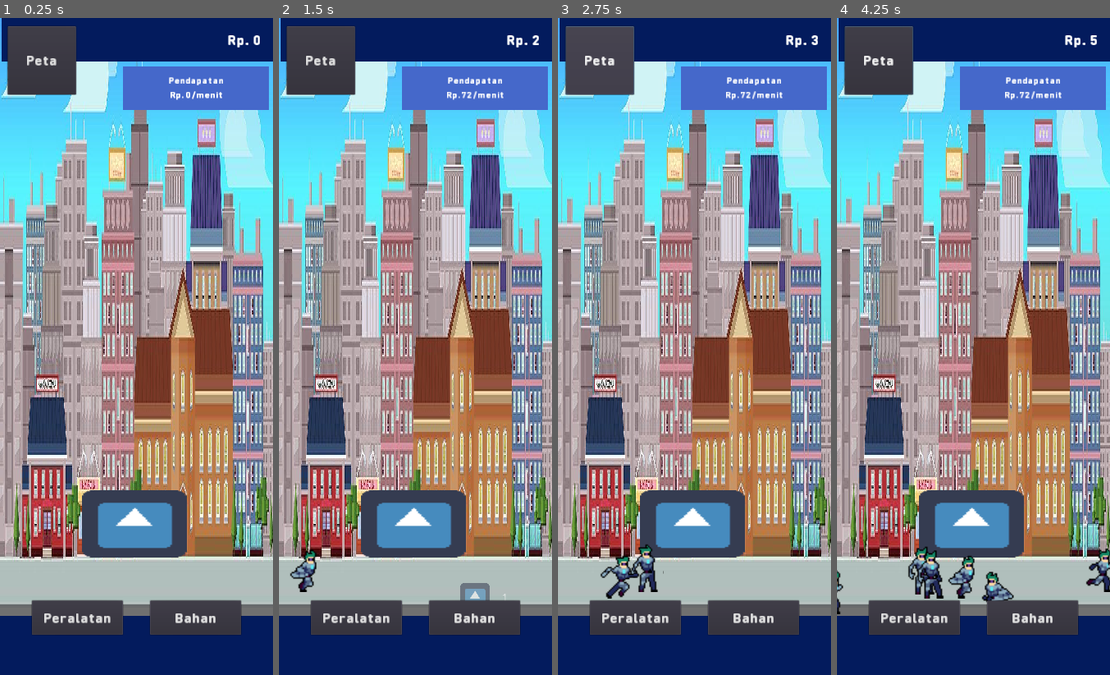
Above: before the commit, frames 1-4 (left to right).
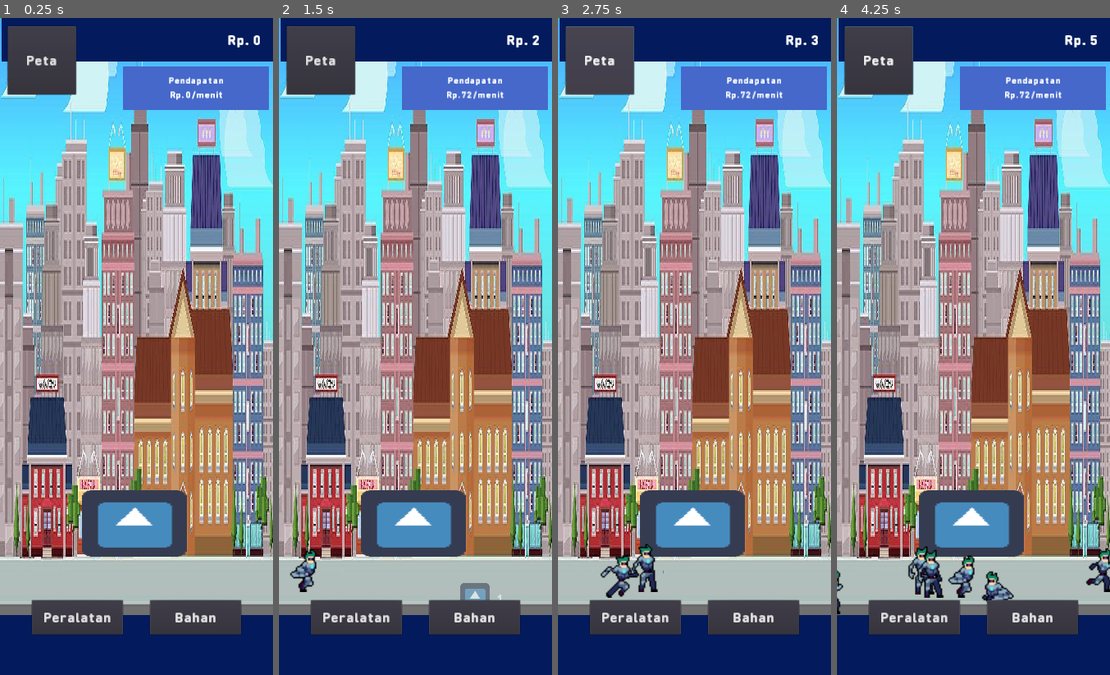
Above: after the commit, the same moments.

Repository: Zakcrust/idlegame-project
Game: Godot game, scene res://Src/View/TestView.tscn
Same seed, same stepped clock (60 frames per second), same inputs: the game is played once before the commit and once after it. The engine's default icon, where the game draws it, is replaced by a stand-in: a white triangle on a blue panel in a dark square.
Inputs:
- Up to frame 1 (0.25 s): no input
- Up to frame 2 (1.5 s): click "Peralatan" at 0.5 s; click "Bahan" at 1.25 s
- Up to frame 3 (2.75 s): click "Peta" at 2 s
- Up to frame 4 (4.25 s): click "Peralatan" at 2.75 s; click "Bahan" at 3.5 s

The runs differ from the first frame. In frame 1, 2.0% of the frame differs, in the area x 0-100%, y 0-94%; in frame 2, 2.1%; in frame 3, 2.2%; in frame 4, 2.5%.

Commit message:
add description label

Diff:
--- a/Src/Components/ShopItems/UpgradeItem.gd
+++ b/Src/Components/ShopItems/UpgradeItem.gd
@@ -9,7 +9,7 @@
 	item_level = item['level']
 	item_price = item['price']
 	$HBoxContainer/Labels/Name.text = item_name
-	$HBoxContainer/Labels/Level.text = str(item_level)
+	$HBoxContainer/Labels/Level.text = "Level %s" % item_level
 	$HBoxContainer/Labels/Price.text = "Rp. %s" % item_price
 
 func buy_item() -> void:
@@ -17,7 +17,7 @@
 
 func set_item_level(value) -> void:
 	item_level = value
-	$HBoxContainer/Labels/Level.text = str(item_level)
+	$HBoxContainer/Labels/Level.text = "Level %s" % item_level
 
 func set_item_price(value) -> void:
 	item_price = value
--- a/Src/Components/ShopItems/UpgradeItem.tscn
+++ b/Src/Components/ShopItems/UpgradeItem.tscn
@@ -11,7 +11,12 @@
 
 [sub_resource type="DynamicFont" id=2]
 size = 25
+use_mipmaps = true
 use_filter = true
+font_data = ExtResource( 2 )
+
+[sub_resource type="DynamicFont" id=4]
+size = 18
 font_data = ExtResource( 2 )
 
 [sub_resource type="DynamicFont" id=3]
@@ -53,9 +58,9 @@
 alignment = 1
 
 [node name="Name" type="Label" parent="HBoxContainer/Labels"]
-margin_top = 17.0
+margin_top = 3.0
 margin_right = 260.0
-margin_bottom = 59.0
+margin_bottom = 45.0
 custom_fonts/font = SubResource( 1 )
 text = "<< Name >>"
 valign = 1
@@ -64,9 +69,9 @@
 }
 
 [node name="Level" type="Label" parent="HBoxContainer/Labels"]
-margin_top = 63.0
+margin_top = 49.0
 margin_right = 260.0
-margin_bottom = 96.0
+margin_bottom = 82.0
 custom_fonts/font = SubResource( 2 )
 text = "<< Level >>"
 valign = 1
@@ -75,15 +80,23 @@
 }
 
 [node name="Price" type="Label" parent="HBoxContainer/Labels"]
-margin_top = 100.0
+margin_top = 86.0
 margin_right = 260.0
-margin_bottom = 133.0
+margin_bottom = 119.0
 custom_fonts/font = SubResource( 2 )
 text = "<< Price >>"
 valign = 1
 __meta__ = {
 "_edit_use_anchors_": false
 }
+
+[node name="Desc" type="Label" parent="HBoxContainer/Labels"]
+margin_top = 123.0
+margin_right = 260.0
+margin_bottom = 147.0
+custom_fonts/font = SubResource( 4 )
+text = "<< Description >>"
+valign = 1
 
 [node name="Buy" type="Button" parent="HBoxContainer"]
 margin_left = 450.0
--- a/Src/Components/Tap/Tap.tscn
+++ b/Src/Components/Tap/Tap.tscn
@@ -1,7 +1,12 @@
-[gd_scene load_steps=3 format=2]
+[gd_scene load_steps=5 format=2]
 
 [ext_resource path="res://icon.png" type="Texture" id=1]
 [ext_resource path="res://Src/Components/Tap/Tap.gd" type="Script" id=2]
+[ext_resource path="res://Assets/Font/DINRoundPro-Black.ttf" type="DynamicFontData" id=3]
+
+[sub_resource type="DynamicFont" id=1]
+size = 24
+font_data = ExtResource( 3 )
 
 [node name="Tap" type="Node2D"]
 script = ExtResource( 2 )
@@ -10,11 +15,11 @@
 texture = ExtResource( 1 )
 
 [node name="Label" type="Label" parent="."]
-margin_left = 20.5251
-margin_top = -25.0
-margin_right = 64.5251
-margin_bottom = 4.0
-rect_scale = Vector2( 2, 2 )
+margin_left = 32.5251
+margin_top = -16.0
+margin_right = 76.5251
+margin_bottom = 15.0
+custom_fonts/font = SubResource( 1 )
 text = "1"
 align = 1
 valign = 1
--- a/project.godot
+++ b/project.godot
@@ -57,6 +57,7 @@
 window/size/test_height=720
 window/handheld/orientation="portrait"
 window/stretch/mode="2d"
+window/stretch/aspect="keep_width"
 
 [physics]
 
Not shown: 1 places in Src/Components/ShopItems/UpgradeItem.tscn that only renumber resources
Not shown, changed: export_presets.cfg
Not shown, added: IdleGameProject.apk
Not shown, added: IdleGameProject.apk.idsig
